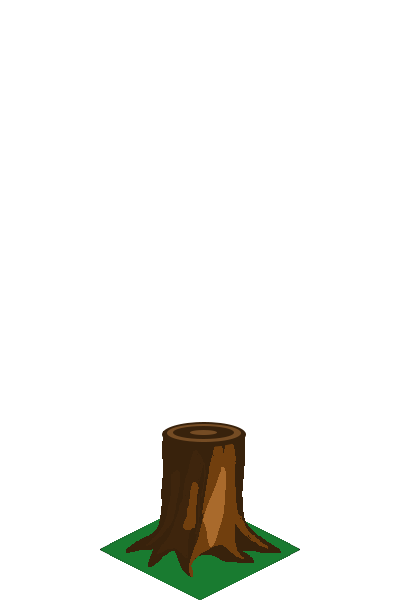
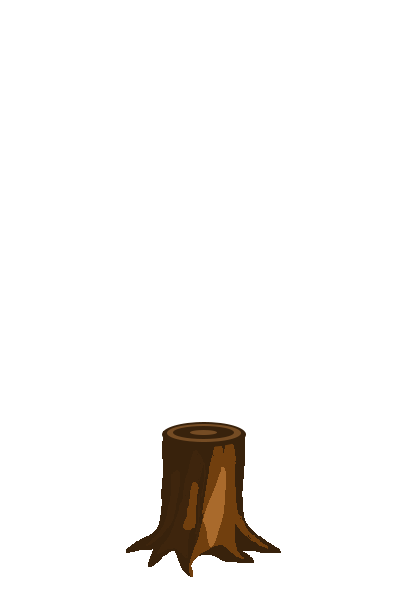
The second (400, 600) image is a revision of the first. Changes to its layers:
hid "Shape 4" over [100, 519, 300, 600]
